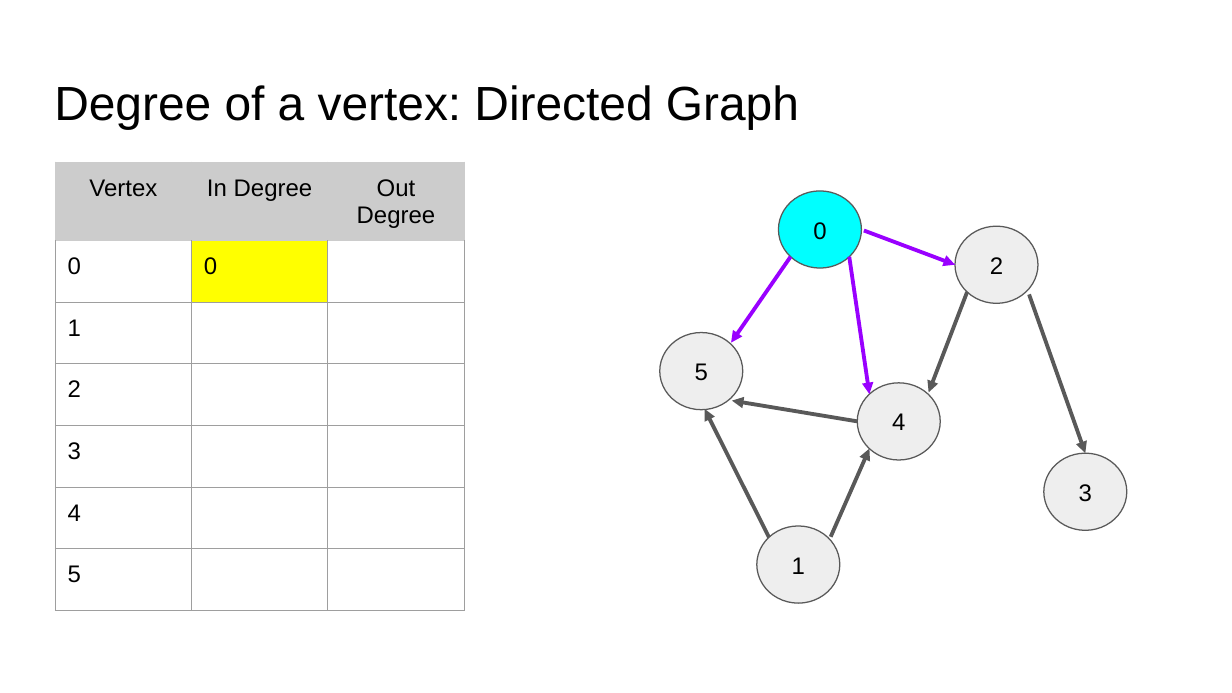
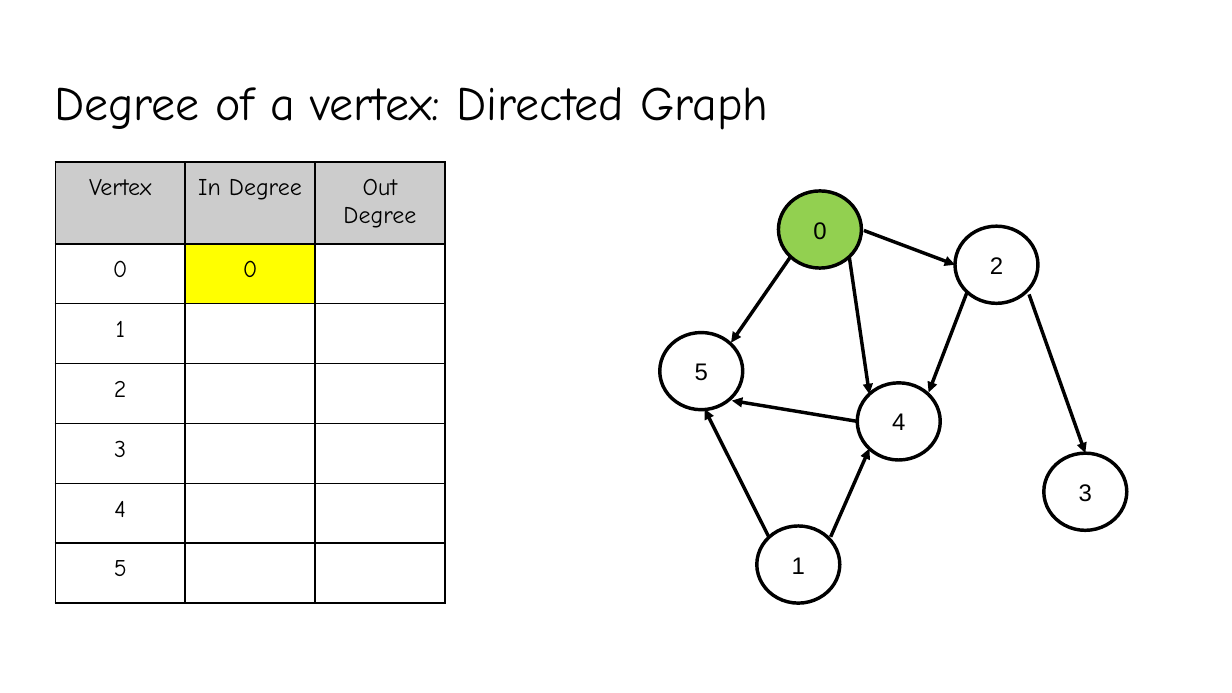
Before and after one commit to YeasirRayhanPrince/yeasirrayhanprince.github.io, a slide deck: slide 25 of cse106/slides/Lecture8.pptx (slide 24 before the commit). Drawn at 1232x693 pixels with LibreOffice and Linux fonts; fonts in the diff are those of the drawing. Boxes give left, top, right and bottom in pixels: in the first picture for what was removed or moved away, otherwise in the second. Text is boxed around its words. In the diff, an @@ line names an element or a change of style, - is before the commit and + after.

```diff
--- a/cse106/slides/Lecture8.pptx
+++ b/cse106/slides/Lecture8.pptx
@@ title "Degree of a vertex: Directed ..." at [54, 87, 768, 130]: font Arial to Comic Neue @@
@@ table at [55, 163, 444, 604] @@
@@ font Arial to Comic Neue @@
@@ alignment left to centre @@
@@ borders changed @@
@@ table: place and size @@
-table at [55, 163, 466, 615]
+table at [55, 163, 444, 604]
@@ ellipse "0" at [779, 191, 861, 269]: fill #00FFFF to #92D050; outline #595959 0.75 pt to #000000 2 pt @@
@@ arrow (864, 230) - (955, 265): stroke #9900FF 2.25 pt to #000000 2 pt @@
@@ arrow (731, 342) - (791, 256): stroke #9900FF 2.25 pt to #000000 2 pt @@
@@ arrow (849, 256) - (870, 394): stroke #9900FF 2.25 pt to #000000 2 pt @@
@@ arrow (929, 392) - (967, 292): stroke #595959 2.25 pt to #000000 2 pt @@
@@ arrow (1029, 294) - (1085, 453): stroke #595959 2.25 pt to #000000 2 pt @@
@@ fill #EEEEEE to #FFFFFF; outline #595959 0.75 pt to #000000 2 pt in 5 elements at [955, 227, 1037, 304], [857, 383, 940, 461], [1044, 453, 1126, 531], [756, 526, 839, 604], [660, 333, 743, 410] @@
@@ arrow (705, 409) - (769, 537): stroke #595959 2.25 pt to #000000 2 pt @@
@@ arrow (732, 400) - (857, 421): stroke #595959 2.25 pt to #000000 2 pt @@
@@ arrow (830, 537) - (870, 448): stroke #595959 2.25 pt to #000000 2 pt @@
```
Also in this commit, not shown: 36 other slides changed, 6 slides added, 7 other files.
